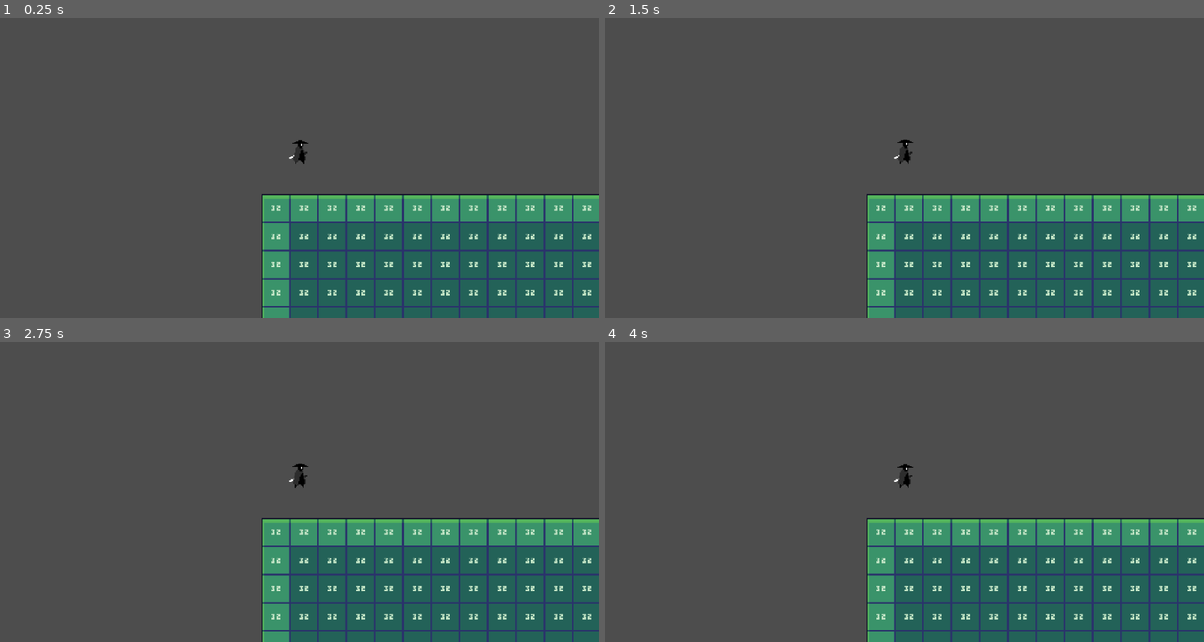
Above: before the commit, frames 1-4 (two rows, left to right).
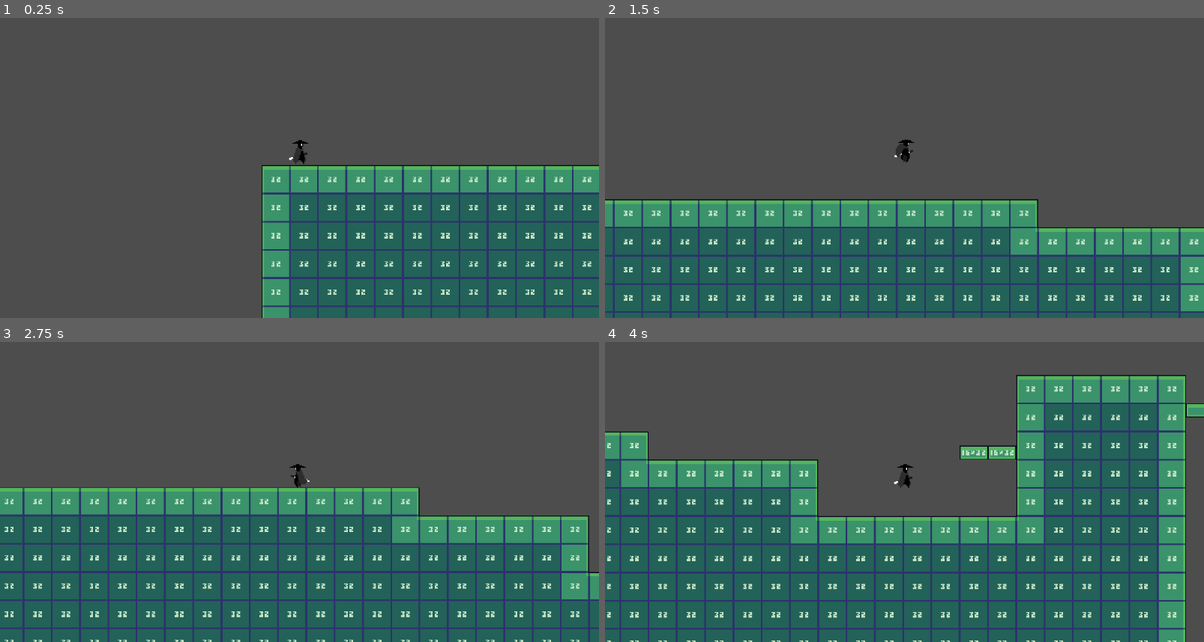
Above: after the commit, the same moments.

Repository: unib14z3/2dPlatformer-prototype
Game: Godot game, scene res://scenes/world.tscn
The game is run twice, just before and just after one commit, with the same random seed, the same clock (stepped at 60 frames per second) and the same inputs.
Inputs:
- Up to frame 1 (0.25 s): no input
- Up to frame 2 (1.5 s): hold D (move_right) from 0.53 s (still down); tap O (attack) at 0.6 s; tap P (jump) at 0.77, 1.07 s; tap Keypad 9 (dash, bound only after the commit) at 0.8, 1.35 s
- Up to frame 3 (2.75 s): tap P (jump) at 1.52, 1.55, 1.82, 2.1 s; release D (move_right) at 2.03 s; hold A (move_left) from 2.03 s (still down); tap O (attack) at 2.3 s
- Up to frame 4 (4 s): release A (move_left) at 2.78 s; hold D (move_right) from 2.78 s (still down); tap O (attack) at 2.85 s; tap P (jump) at 3.02, 3.32, 3.77, 3.8 s; tap Keypad 9 (dash, bound only after the commit) at 3.05, 3.6 s

The runs differ from the first frame. In frame 1, 11% of the frame differs, in the area x 43-100%, y 42-97%; in frame 2, 31%; in frame 3, 36%; in frame 4, 51%, in the area x 0-100%, y 10-100%.
Error before the commit: Parse Error: Unexpected identifier "d" in class body. (res://Scripts/Entity/Component/Entities/player.gd:11)

Commit message:
Improved player death, removed animation override Added feature: coyote time and jump buffer

Diff:
--- a/Scripts/Entity/Component/Entities/player.gd
+++ b/Scripts/Entity/Component/Entities/player.gd
@@ -2,13 +2,17 @@
 extends Entity
 
 var is_jumping : bool
+var is_attacking : bool
+var is_dashing : bool
+var is_dead : bool
+
 var face_direction : int
 var move_direction : float :
 	set(value):
 		move_direction = value
 		if value == 0 : return
 		else : face_direction = sign(value)
-d
+
 func _process(_delta: float) -> void:
 	_handle_input()
 	_handle_animation()
@@ -18,14 +22,20 @@
 func _handle_input() -> void:
 	move_direction = Input.get_axis("move_left","move_right")
 	is_jumping = Input.is_action_just_pressed("jump")
+	is_attacking = Input.is_action_just_pressed("attack")
 
 func _handle_animation() -> void:
+	if is_dead : return
+
+	if is_dashing :
+		self.animator.play("dash")
+		return
+
 	if self.velocity.y > 0 : self.animator.play("rise")
-
 	if self.velocity.y < 0 : self.animator.play("fall")
-
 	if self.velocity.x != 0 and self.velocity.y==0 : self.animator.play("run")
 	else : self.animator.play("idle")
+	if is_attacking : animator.play("attack")
 
 func _handle_face_dirction() -> void:
 	if face_direction > 0 :
@@ -41,15 +51,19 @@
 	stats.apply(dmg)
 
 func die() -> void:
+	is_dead = true
 	get_component("movement").disable()
+	# print("disabled movement Component")
 	animator.play("die")
+	# print("Playing attack animation")
 	await animator.animation_finished
 	self.queue_free()
+	# print("removing player from the scene")
+	is_dead = false
 	get_tree().reload_current_scene()
+	# print("Restarting the Game")
 
-
-
-# Stats loading
+# Stats picking
 func get_stat(stat: EntityStats.Stats) -> float:
 	match stat:
 		EntityStats.Stats.jump_strength:
--- a/Scripts/Entity/Component/components/attack.gd
+++ b/Scripts/Entity/Component/components/attack.gd
@@ -15,7 +15,6 @@
 
 func slash_attack():
 	if Input.is_action_just_pressed("attack"):
-		entity.animator.play("attack")
 		var bodies = hitbox.get_overlapping_bodies()
 		for body in bodies:
 			if (body is Entity) and (body is not Player):
--- a/Scripts/Entity/Component/components/movement.gd
+++ b/Scripts/Entity/Component/components/movement.gd
@@ -1,5 +1,10 @@
 class_name MovementComponent
 extends Component
+
+var coyote_time : float = 0.2
+var coyote_timer : float = 0.0
+var jump_buffer_time : float = 0.1
+var jump_buffer_timer : float = 0.0
 
 var player : Player
 const pS = EntityStats.Stats
@@ -8,21 +13,50 @@
 	_status = true
 
 func process(delta)->void:
-	if not _status:
-		print("Movement Component is disabled")
-		return
+	if not _status : return
+	_handle_coyote_time(delta)
+	_handle_jump_buffer(delta)
+
+	dash(delta)
+	if player.is_dashing : return
 
 	move(delta)
 	jump(delta)
+
+func _handle_coyote_time(delta)-> void :
+	if player.is_on_floor():  coyote_timer = coyote_time
+	else : coyote_timer -= delta
+
+func _handle_jump_buffer(delta) -> void:
+	if Input.is_action_just_pressed("jump"):
+		jump_buffer_timer = jump_buffer_time
+
+	jump_buffer_timer -= delta
+
 
 ## Makes the Player Move
 func move(_delta) -> void:
 	player.velocity.x = player.move_direction * player.get_stat(pS.speed)
 	#print("Movement direction :", player.move_direction, " velocity in x :",player.velocity.x)
 
+
 func jump(_delta) -> void:
-	if not ( player.is_jumping and player.is_on_floor() ):
-		return
+	if jump_buffer_timer > 0 and coyote_timer > 0:
+		player.velocity.y = -player.get_stat(pS.jump_strength)
 
-	player.velocity.y = player.get_stat(pS.jump_strength) * -1
-	#print("Jumped, velocity in y :",player.velocity.y)
+		jump_buffer_timer = 0
+		coyote_timer = 0
+
+	#if not ( player.is_jumping and player.is_on_floor() ): return
+	#
+	#player.velocity.y = player.get_stat(pS.jump_strength) * -1
+	##print("Jumped, velocity in y :",player.velocity.y)
+
+
+func dash(_delta) -> void:
+	if not Input.is_action_just_pressed("dash") : return
+
+	player.is_dashing = true
+	player.velocity.x = player.face_direction * 666
+	await get_tree().create_timer(0.2).timeout
+	player.is_dashing = false
--- a/Scripts/Entity/entity.gd
+++ b/Scripts/Entity/entity.gd
@@ -5,7 +5,6 @@
 @abstract func get_stat(stat) -> float
 @abstract func die() -> void
 @abstract func take_damage(_val:float = 0 ) -> void
-
 
 # Core Components
 @onready var animator : AnimatedSprite2D = $AnimatedSprite2D
@@ -30,6 +29,7 @@
 			print("component : ", c.name," is set")
 			components.append(c)
 
+
 func _property_setup_fallback() -> Node:
 	var _prop_folder = get_node_or_null("properties")
 	return _prop_folder
@@ -46,10 +46,10 @@
 
 	_load_components(properties_folder)
 
+
 func _physics_process(delta: float) -> void:
 	for c in components : if c is Component : c.process(delta)
 	move_and_slide()
-
 
 
 ## Searches for and returns a component by its node name.
--- a/Scripts/others/kill_zone.gd
+++ b/Scripts/others/kill_zone.gd
@@ -5,7 +5,7 @@
 
 func _on_body_entered(body: Node2D) -> void:
 	if body is Entity:
-		#print("body is entity killing body")
+		print("body is entity killing body")
 		body.die()
 	else:
 		#print("body is not of type entity")
--- a/project.godot
+++ b/project.godot
@@ -52,6 +52,12 @@
 , Object(InputEventKey,"resource_local_to_scene":false,"resource_name":"","device":-1,"window_id":0,"alt_pressed":false …(182 unchanged characters)…
 ]
 }
+dash={
+"deadzone": 0.2,
+"events": [Object(InputEventKey,"resource_local_to_scene":false,"resource_name":"","device":-1,"window_id":0,"alt_pressed":false,"shift_pressed":false,"ctrl_pressed":false,"meta_pressed":false,"pressed":false,"keycode":0,"physical_keycode":4194447,"key_label":0,"unicode":0,"location":0,"echo":false,"script":null)
+, Object(InputEventKey,"resource_local_to_scene":false,"resource_name":"","device":-1,"window_id":0,"alt_pressed":false,"shift_pressed":false,"ctrl_pressed":false,"meta_pressed":false,"pressed":false,"keycode":0,"physical_keycode":4194325,"key_label":0,"unicode":0,"location":0,"echo":false,"script":null)
+]
+}
 
 [physics]
 
--- a/scenes/Entities/player.tscn
+++ b/scenes/Entities/player.tscn
@@ -27,6 +27,10 @@
 atlas = ExtResource("2_onrkg")
 region = Rect2(128, 192, 64, 64)
 
+[sub_resource type="AtlasTexture" id="AtlasTexture_7hmuk"]
+atlas = ExtResource("2_onrkg")
+region = Rect2(320, 64, 64, 64)
+
 [sub_resource type="AtlasTexture" id="AtlasTexture_chgf7"]
 atlas = ExtResource("2_onrkg")
 region = Rect2(0, 448, 64, 64)
@@ -194,6 +198,14 @@
 "loop": false,
 "name": &"attack",
 "speed": 6.0
+}, {
+"frames": [{
+"duration": 1.0,
+"texture": SubResource("AtlasTexture_7hmuk")
+}],
+"loop": true,
+"name": &"dash",
+"speed": 0.0
 }, {
 "frames": [{
 "duration": 1.0,
@@ -357,8 +369,6 @@
 [node name="gravity" parent="properties" unique_id=968384272 instance=ExtResource("2_dqkch")]
 
 [node name="movement" parent="properties" unique_id=612100929 instance=ExtResource("2_qhqgy")]
-speed = 200.0
-jump_strength = 400.0
 
 [node name="attack" parent="properties" unique_id=1483088297 instance=ExtResource("4_kk10u")]
 
@@ -366,7 +376,7 @@
 
 [node name="AnimatedSprite2D" type="AnimatedSprite2D" parent="." unique_id=37413942]
 sprite_frames = SubResource("SpriteFrames_7ahtn")
-animation = &"attack"
+animation = &"dash"
 autoplay = "idle"
 
 [node name="Camera2D" type="Camera2D" parent="." unique_id=96597273]
